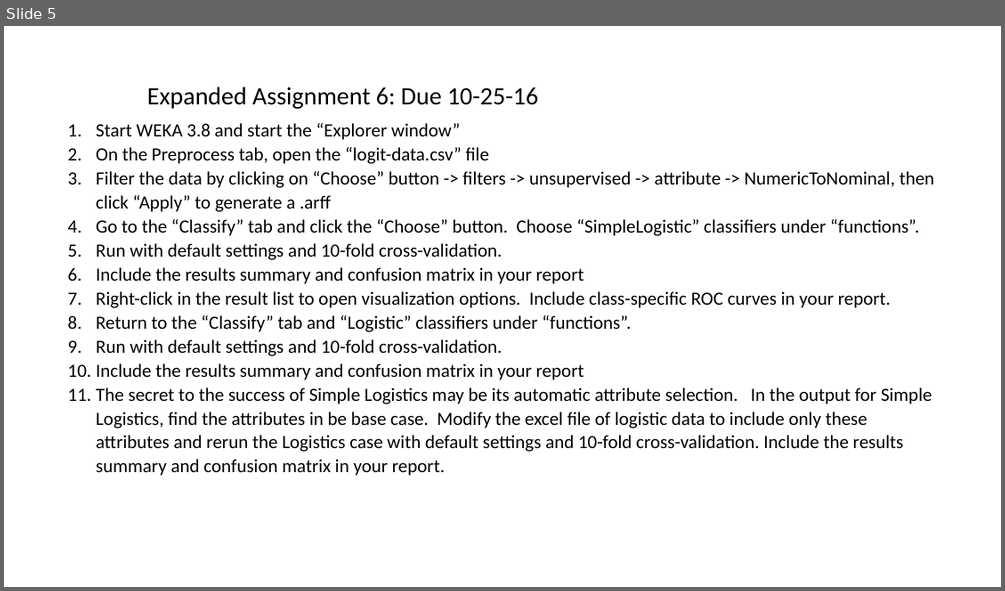
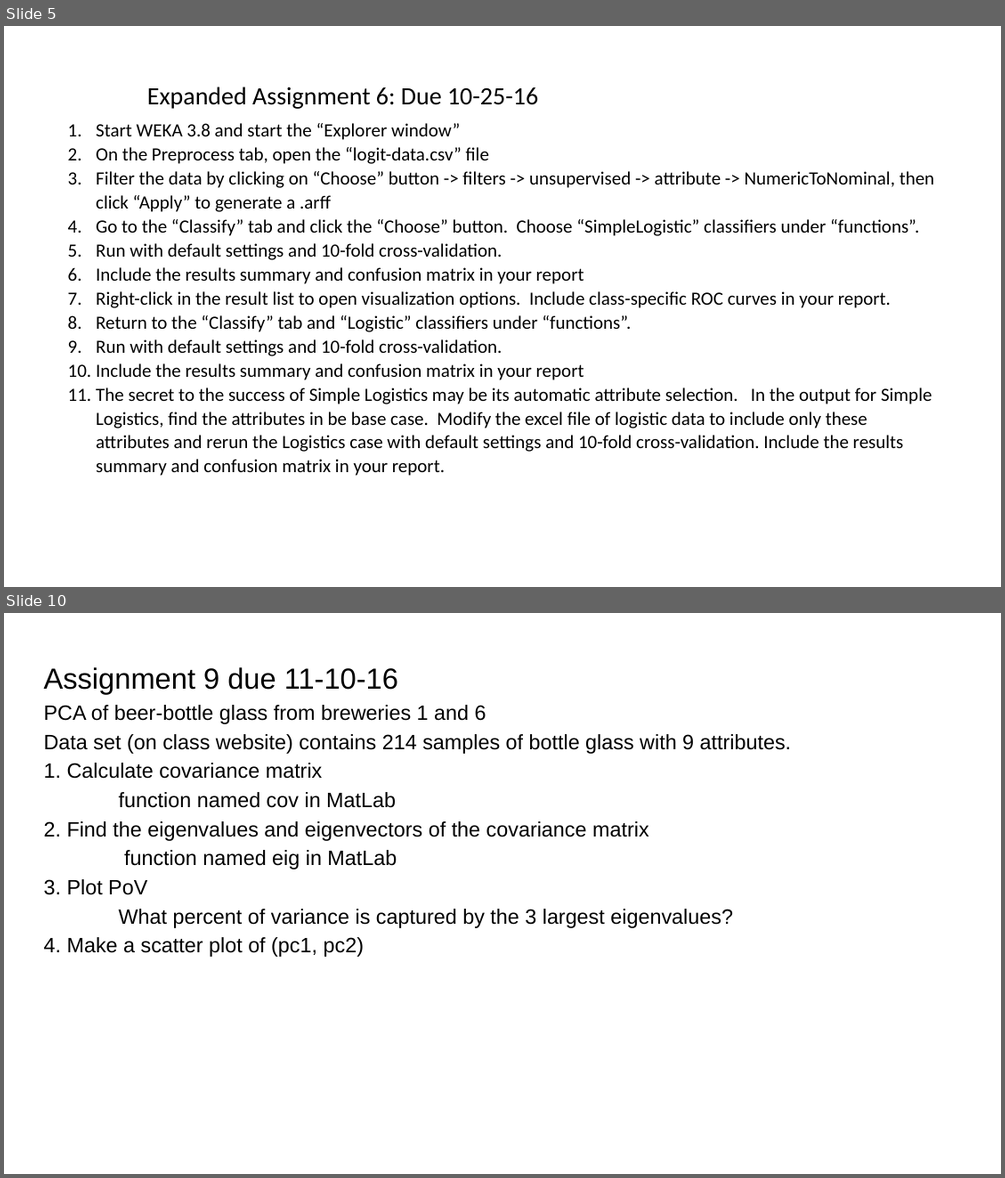
Before and after one commit to zhy9036/cs_2016_fall, a slide deck: 534_ANN/assignments fall 2016.pptx. Shown one above the other, each under a label of ours: slide 5 before the commit, slides 5 and 10 after it; the slides between them are not shown. The pictures are 1005x591 and 1005x1178 pixels, drawn with LibreOffice and Linux fonts; fonts in the diff are those of the drawing. Boxes give left, top, right and bottom in pixels: in the first picture for what was removed or moved away, otherwise in the second. Text is boxed around its words. In the diff, an @@ line names an element or a change of style, - is before the commit and + after.

```diff
--- a/534_ANN/assignments fall 2016.pptx
+++ b/534_ANN/assignments fall 2016.pptx
@@ slide 10 added at (4,613,1001,1174), background #FFFFFF @@
@@ text added at (44,667,791,957), 20 pt, text #000000 @@
+Assignment 9 due 11-10-16
+PCA of beer-bottle glass from breweries 1 and 6
+Data set (on class website) contains 214 samples of bottle glass with 9 attributes.
+1. Calculate covariance matrix
+function named cov in MatLab
+2. Find the eigenvalues and eigenvectors of the covariance matrix
+function named eig in MatLab
+3. Plot PoV
+What percent of variance is captured by the 3 largest eigenvalues?
+4. Make a scatter plot of (pc1, pc2)
```
Also in this commit, not shown: 1 slide changed, 3 other slides added, 12 other files.
